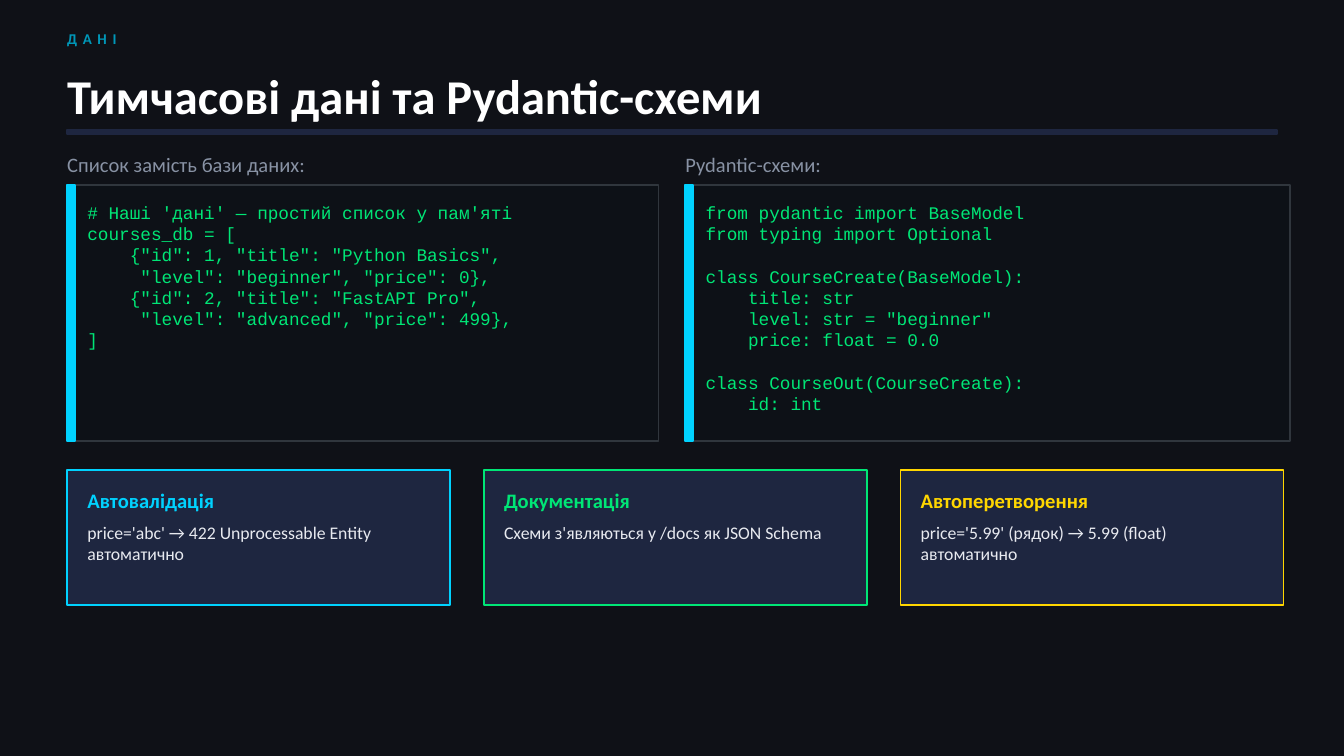
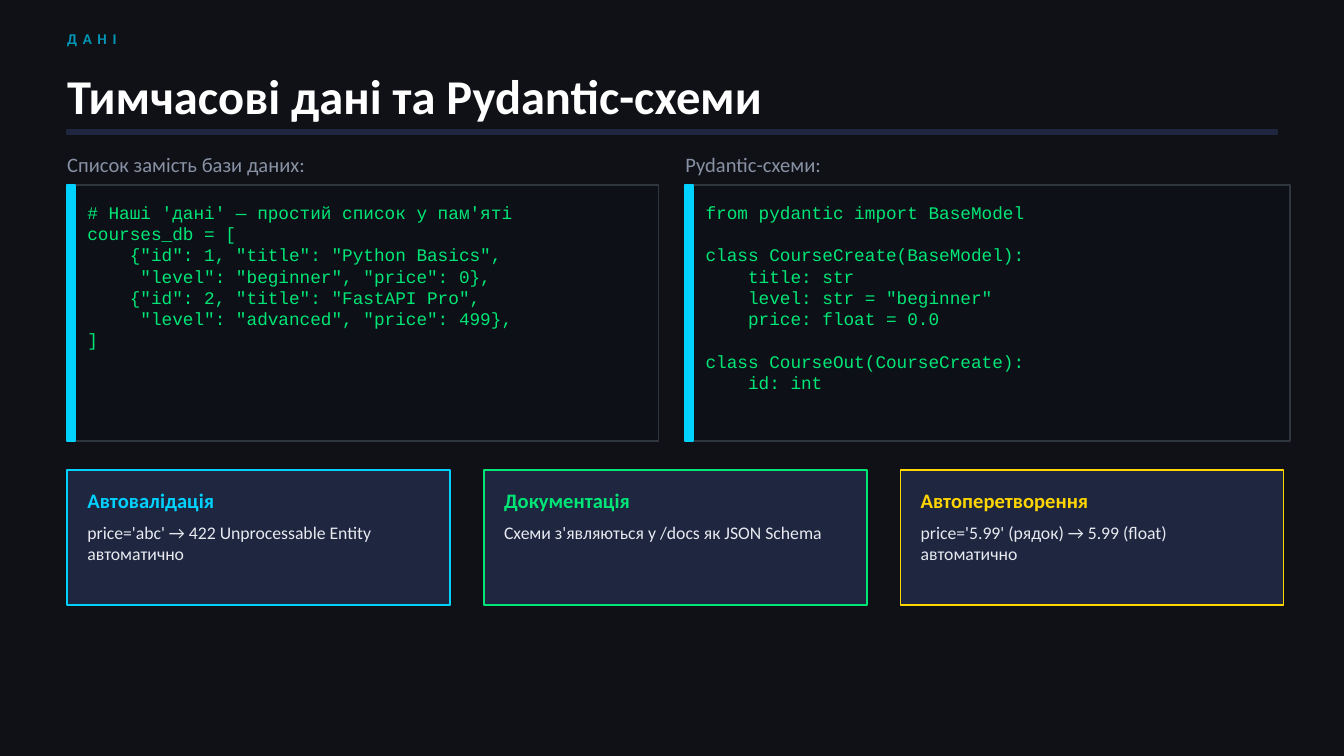
Before and after one commit to dmitriy-shtefan/python-web, a slide deck: slide 6 of заняття_13_fast_api/презентація/fast_api.pptx. Drawn at 1344x756 pixels with LibreOffice and Linux fonts; fonts in the diff are those of the drawing. Boxes give left, top, right and bottom in pixels: in the first picture for what was removed or moved away, otherwise in the second. Text is boxed around its words. In the diff, an @@ line names an element or a change of style, - is before the commit and + after.

```diff
--- a/заняття_13_fast_api/презентація/fast_api.pptx
+++ b/заняття_13_fast_api/презентація/fast_api.pptx
@@ text at [706, 228, 992, 244]: paragraph removed @@
-from typing import Optional
```
Also in this commit, not shown: 2 other slides changed, 7 other files.
